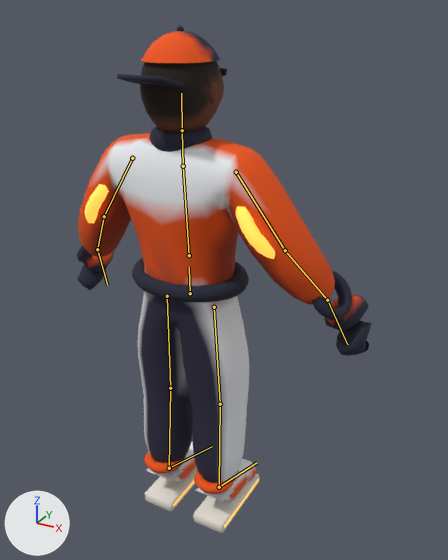
Two versions of the glTF model assets/models/avatar_orange2_rig_quest.glb, one commit apart.
Rendered twice from a 50 mm lens placed at (1.041, -1.649, 1.823), pointed at (0.072, 0.112, 0.942). Every picture has the same lights, and +X, +Y and +Z are marked at lower left. The picture after the commit comes second. Both versions are drawn at frame 25 of the action 'Repos'; the numbers are the values there. The bones that bend it are drawn over the model as lines.

Objects in the first picture: 'Personnage'.
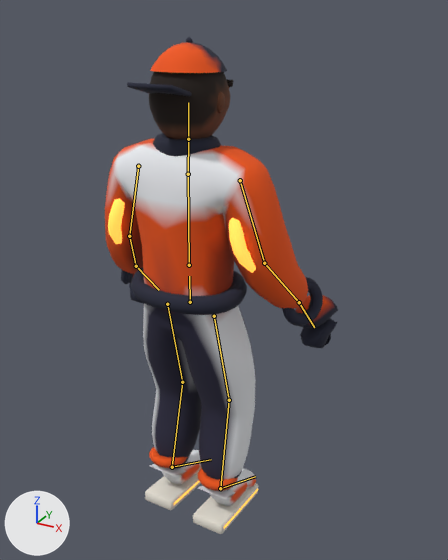
Location of each change, (x1, y1, x2, y2) in pixels of the pictures (448 x 560 px):
'Personnage', posed (21% narrower): before (77, 25, 371, 533); after (105, 37, 338, 534)
bone 'Hanches', root to tip: before (190, 293) to (189, 267); after (190, 302) to (189, 276)
bone 'Cuisse.D', root to tip: before (214, 307) to (220, 404); after (214, 316) to (229, 400)
bone 'Tibia.D', root to tip: before (220, 404) to (219, 487); after (229, 400) to (220, 488)
bone 'Cuisse.G', root to tip: before (167, 296) to (170, 388); after (167, 304) to (182, 382)
bone 'Tibia.G', root to tip: before (170, 388) to (169, 468); after (182, 382) to (172, 467)
bone 'Dos', root to tip: before (189, 255) to (183, 166); after (189, 265) to (188, 174)
bone 'Bras.D', root to tip: before (236, 172) to (285, 250); after (240, 180) to (264, 263)
bone 'AvantBras.D', root to tip: before (285, 250) to (327, 300); after (264, 263) to (299, 302)
bone 'Bras.G', root to tip: before (132, 158) to (104, 216); after (138, 166) to (129, 236)
bone 'AvantBras.G', root to tip: before (104, 216) to (97, 249); after (129, 236) to (136, 266)
bone 'Tete', root to tip: before (182, 130) to (181, 93); after (188, 139) to (188, 102)

The change in detail:
Bone 'Hanches' (bone_hanches) moves from (0.0, -0.012, 0.0) to (0.0, -0.045, 0.0).
Bone 'Cuisse.D' (bone_cuisse_d) turns from (0, 0, 0) to (10, 0, 0) degrees about its own x, y and z.
Bone 'Tibia.D' (bone_tibia_d) turns from (0, 0, 0) to (-19, 0, 0) degrees about its own x, y and z.
Bone 'Cuisse.G' (bone_cuisse_g) turns from (0, 0, 0) to (12, 0, 0) degrees about its own x, y and z.
Bone 'Tibia.G' (bone_tibia_g) turns from (0, 0, 0) to (-22, 0, 0) degrees about its own x, y and z.
Bone 'Dos' (bone_dos) turns from (3, 0, 0) to (-2, 0, 0) degrees about its own x, y and z.
Bone 'Bras.D' (bone_bras_d) turns from (-8, 1, 8) to (-17, 12, 22) degrees about its own x, y and z.
Bone 'AvantBras.D' (bone_avantbras_d) turns from (11, 10, 8) to (23, 18, 18) degrees about its own x, y and z.
Bone 'Bras.G' (bone_bras_g) turns from (-8, -1, -8) to (-17, -12, -22) degrees about its own x, y and z.
Bone 'AvantBras.G' (bone_avantbras_g) turns from (11, -10, -8) to (23, -18, -18) degrees about its own x, y and z.
Bone 'Tete' (bone_tete) turns from (-3, 0, 0) to (0, 0, 0) degrees about its own x, y and z.
